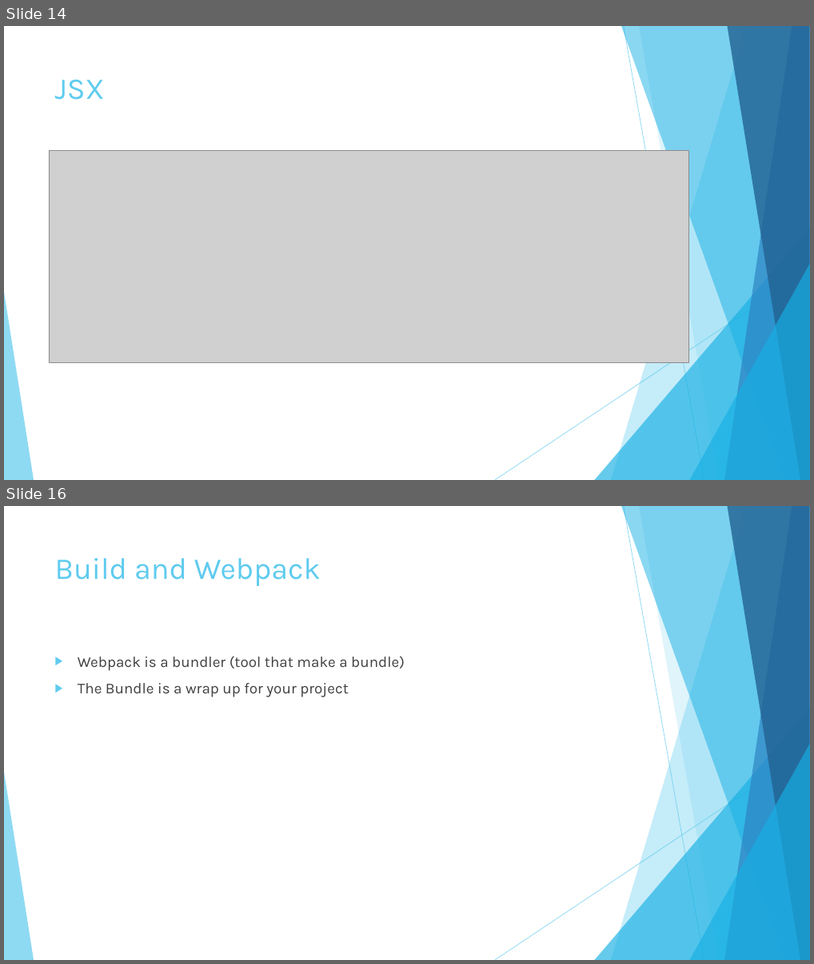
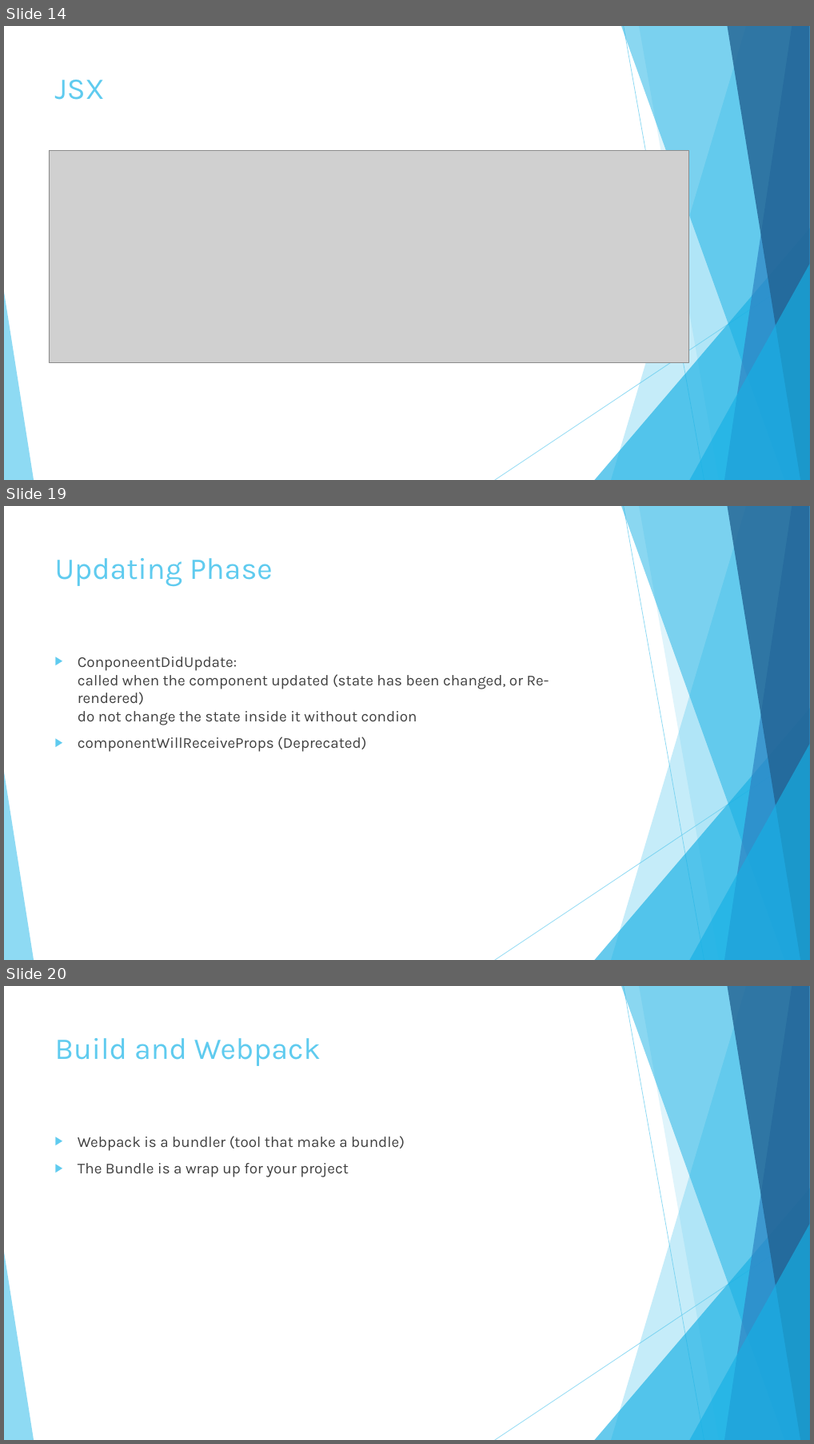
Before and after one commit to suhayb93/ReactCourseTraining, a slide deck: Presentation1.pptx. Shown one above the other, each under a label of ours: slides 14 and 16 before the commit, slides 14, 19 and 20 after it; the slides between them are not shown. The pictures are 814x964 and 814x1444 pixels, drawn with LibreOffice and Linux fonts; fonts in the diff are those of the drawing; grey boxes stand for pictures. Boxes give left, top, right and bottom in pixels: in the first picture for what was removed or moved away, otherwise in the second. Text is boxed around its words. In the diff, an @@ line names an element or a change of style, - is before the commit and + after.

```diff
--- a/Presentation1.pptx
+++ b/Presentation1.pptx
@@ slide 19 added at [4, 506, 810, 960], background #FFFFFF; not listed: 10 template elements that a slide beside it also shows @@
@@ title added at [55, 558, 273, 587], 36 pt, text #5FCBEF @@
+Updating Phase
@@ text added at [78, 656, 550, 752], 18 pt, text #404040 @@
+▶ ConponeentDidUpdate:
+  called when the component updated (state has been changed, or Re-rendered)
+  do not change the state inside it without condion
+▶ componentWillReceiveProps (Deprecated)
@@ what was slide 16 is now slide 20 @@
```
Also in this commit, not shown: 2 slides changed, 3 other slides added, 26 other files.
